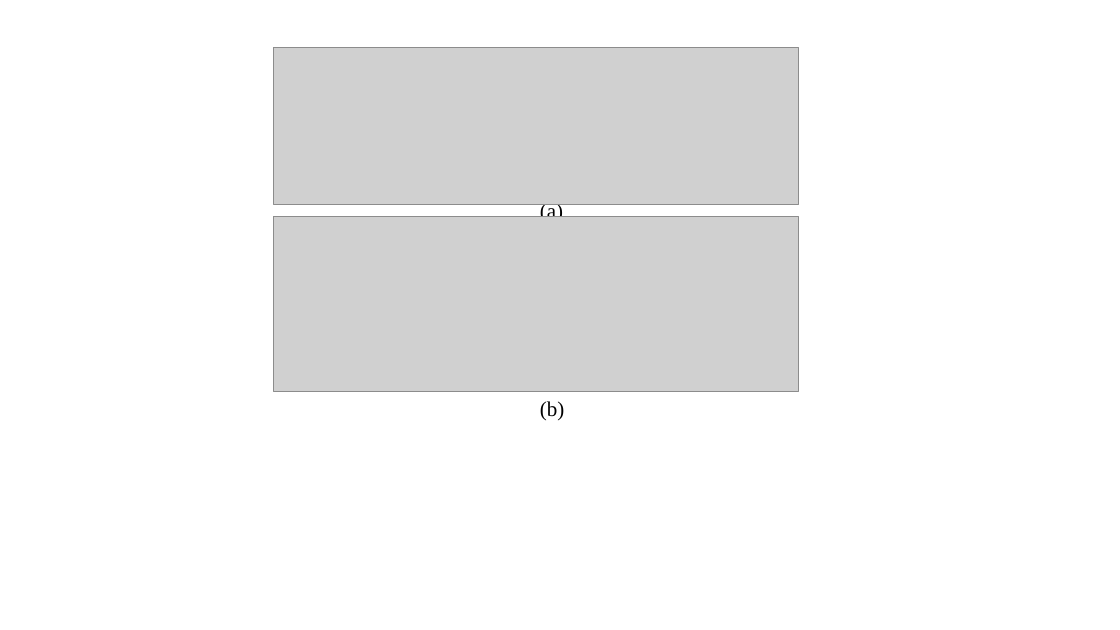
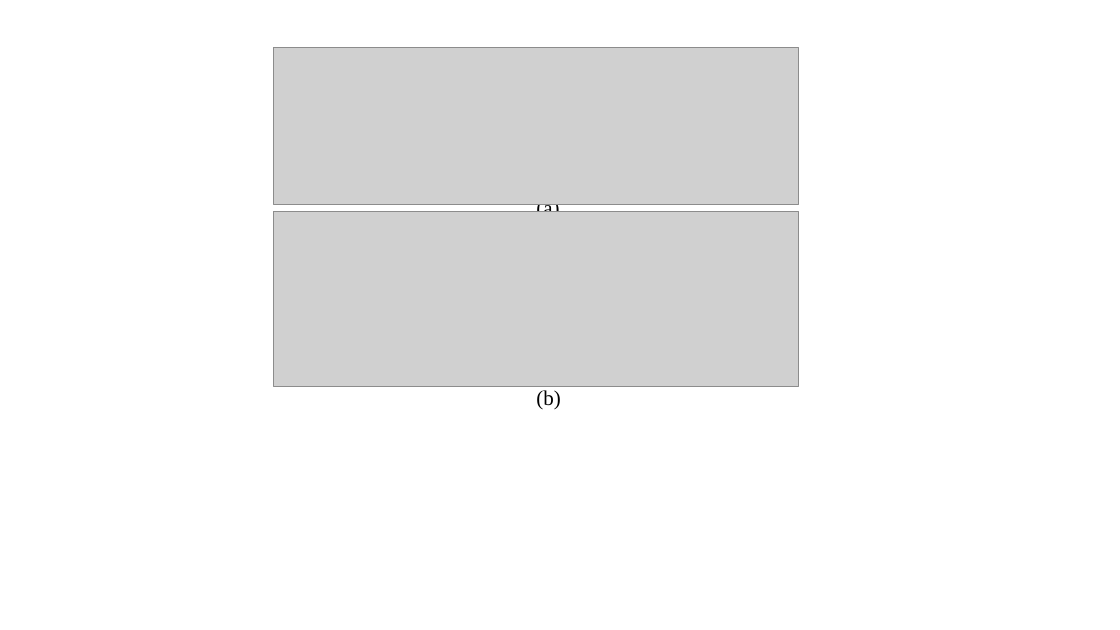
Before and after one commit to EnesAyaz/Narrowband-Wideband, a slide deck: slide 1 of multi-frequency/New Microsoft PowerPoint Presentation.pptx. Drawn at 1120x630 pixels with LibreOffice and Linux fonts; fonts in the diff are those of the drawing; grey boxes stand for pictures. Boxes give left, top, right and bottom in pixels: in the first picture for what was removed or moved away, otherwise in the second. Text is boxed around its words. In the diff, an @@ line names an element or a change of style, - is before the commit and + after.

```diff
--- a/multi-frequency/New Microsoft PowerPoint Presentation.pptx
+++ b/multi-frequency/New Microsoft PowerPoint Presentation.pptx
@@ text "(a)" rewrapped from <box>540,204,563,217</box> to <box>536,204,559,212</box> @@
@@ picture: place and size @@
-picture at <box>273,217,798,392</box>
+picture at <box>273,212,798,386</box>
@@ text "(b)": place and size @@
-text "(b)" at <box>540,401,564,420</box>
+text "(b)" at <box>536,390,560,410</box>
```
Also in this commit, not shown: 12 other files.
